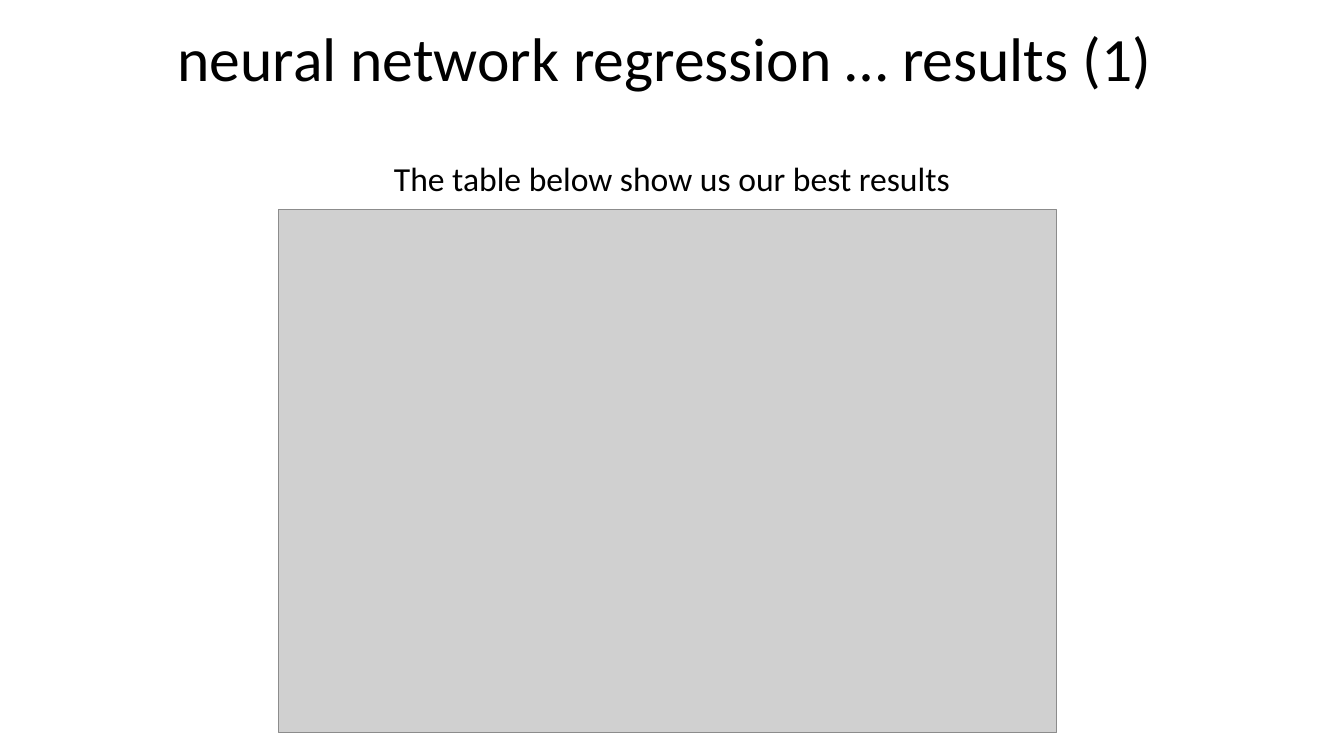
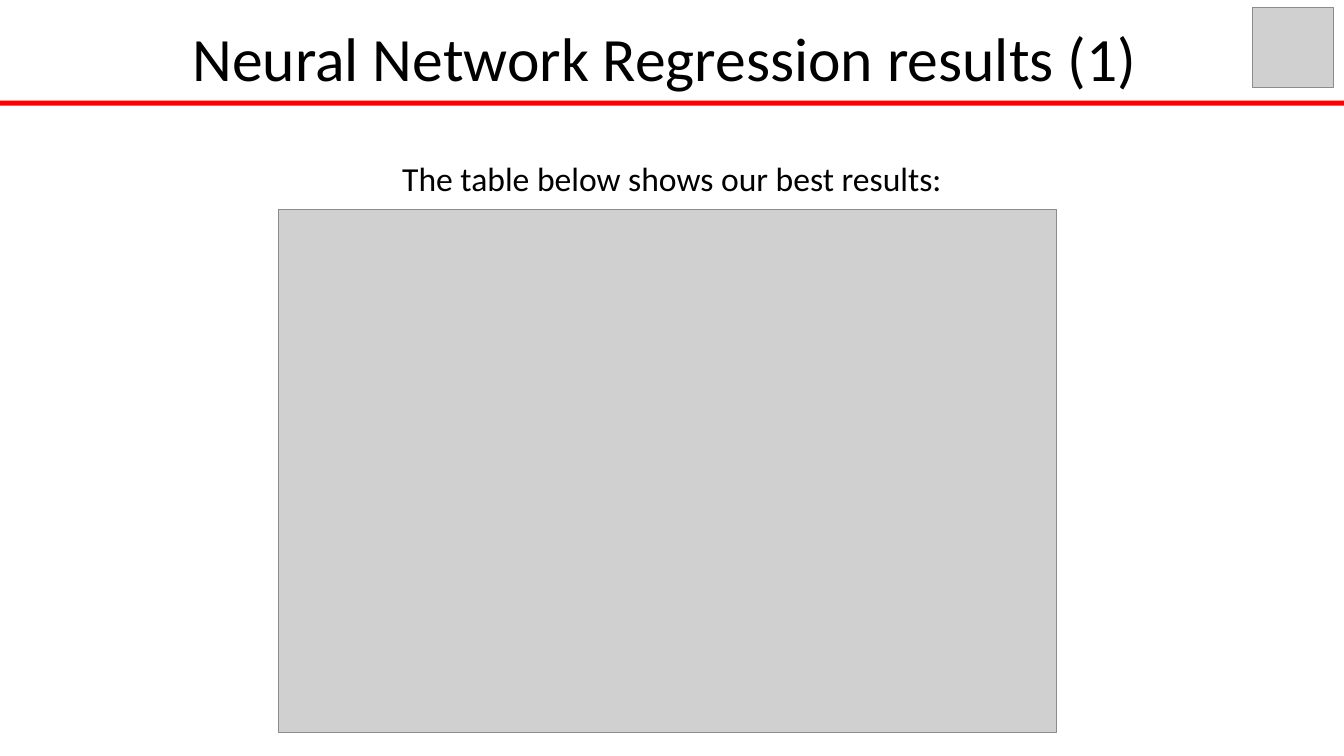
Before and after one commit to GiusTemp/kaggleunibo, a slide deck: slide 12 of slides/earthquakePrediction.pptx. Drawn at 1344x756 pixels with LibreOffice and Linux fonts; fonts in the diff are those of the drawing; grey boxes stand for pictures; background and template pictures are left out. Boxes give left, top, right and bottom in pixels: in the first picture for what was removed or moved away, otherwise in the second. Text is boxed around its words. In the diff, an @@ line names an element or a change of style, - is before the commit and + after.

```diff
--- a/slides/earthquakePrediction.pptx
+++ b/slides/earthquakePrediction.pptx
@@ picture added at [1253,7,1334,88] @@
@@ text at [193,36,1137,92]: text changed @@
-neural network regression … results (1)
+Neural Network Regression results (1)
@@ rectangle added at [0,101,1344,106], fill #FF0000 @@
@@ text at [402,167,942,192]: text changed @@
-The table below show us our best results
+The table below shows our best results:
```
Also in this commit, not shown: 14 other slides changed.
